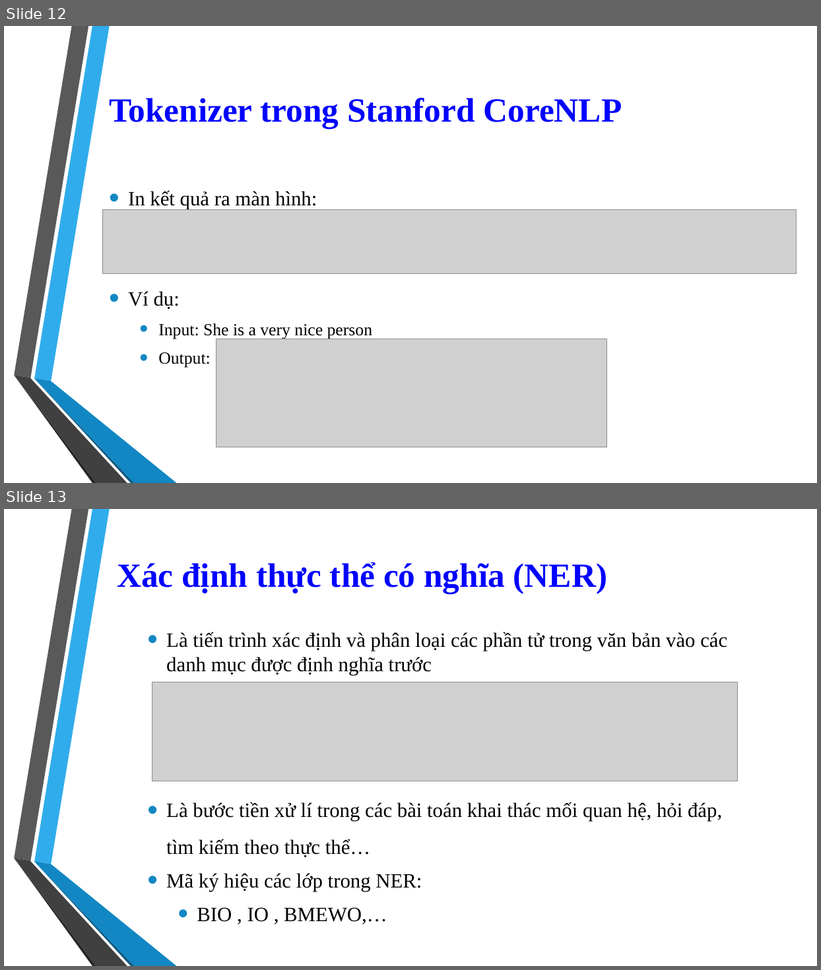
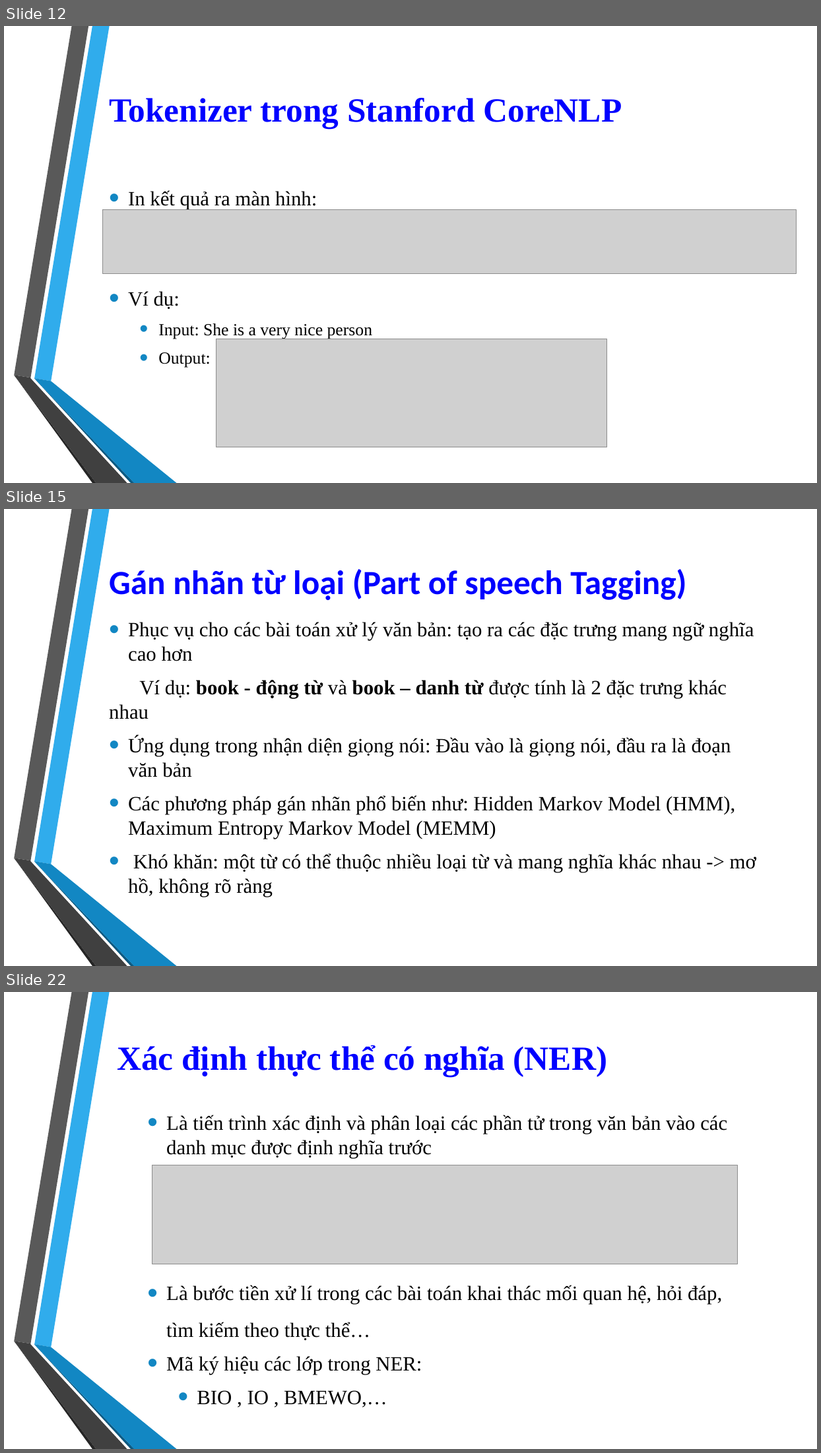
Before and after one commit to 1412520/TextMining, a slide deck: Seminar/Stanford_CoreNLP.pptx. Shown one above the other, each under a label of ours: slides 12 and 13 before the commit, slides 12, 15 and 22 after it; the slides between them are not shown. The pictures are 821x970 and 821x1453 pixels, drawn with LibreOffice and Linux fonts; fonts in the diff are those of the drawing; grey boxes stand for pictures; background and template pictures are left out. Boxes give left, top, right and bottom in pixels: in the first picture for what was removed or moved away, otherwise in the second. Text is boxed around its words. In the diff, an @@ line names an element or a change of style, - is before the commit and + after.

```diff
--- a/Seminar/Stanford_CoreNLP.pptx
+++ b/Seminar/Stanford_CoreNLP.pptx
@@ slide 15 added at (4,509,817,966), background picture (left out); not listed: 6 template elements that a slide beside it also shows @@
@@ title added at (109,569,686,600), 40 pt, text #0000FF, bold @@
+Gán nhãn từ loại (Part of speech Tagging)
@@ text added at (109,622,756,897), 24 pt, text #000000 @@
+• Phục vụ cho các bài toán xử lý văn bản: tạo ra các đặc trưng mang ngữ nghĩa cao hơn
+Ví dụ: book - động từ và book – danh từ được tính là 2 đặc trưng khác nhau
+• Ứng dụng trong nhận diện giọng nói: Đầu vào là giọng nói, đầu ra là đoạn văn bản
+• Các phương pháp gán nhãn phổ biến như: Hidden Markov Model (HMM), Maximum Entropy Markov Model (MEMM)
+• Khó khăn: một từ có thể thuộc nhiều loại từ và mang nghĩa khác nhau -> mơ hồ, không rõ ràng
@@ what was slide 13 is now slide 22 @@
```
Also in this commit, not shown: 1 slide changed, 8 other slides added, 2 other files.
